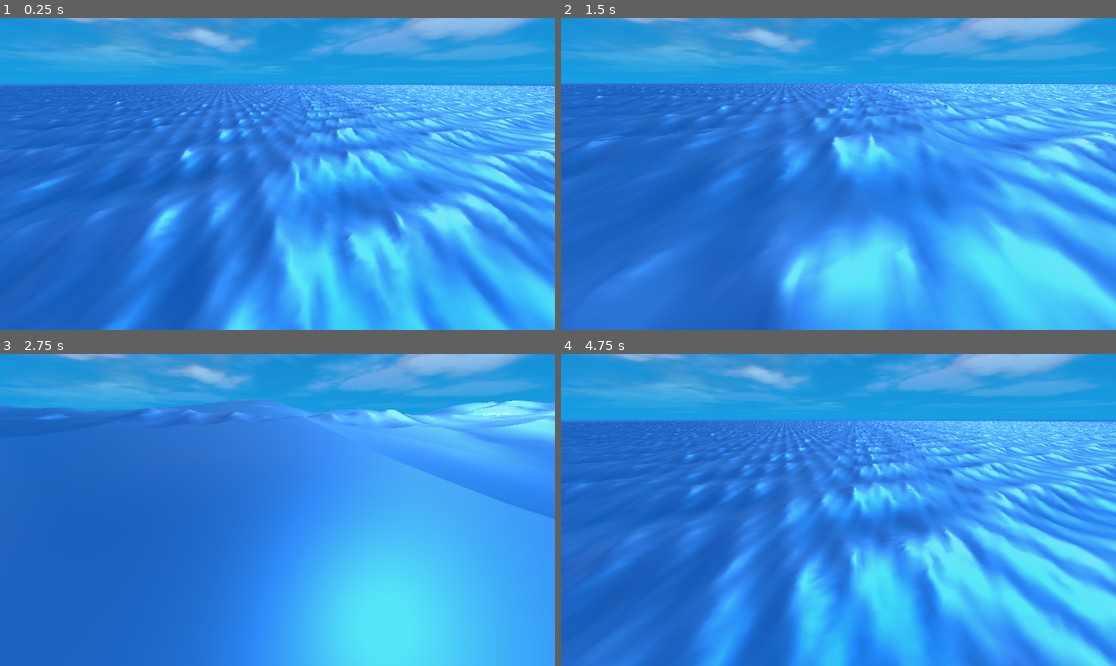
Above: before the commit, frames 1-4 (two rows, left to right).
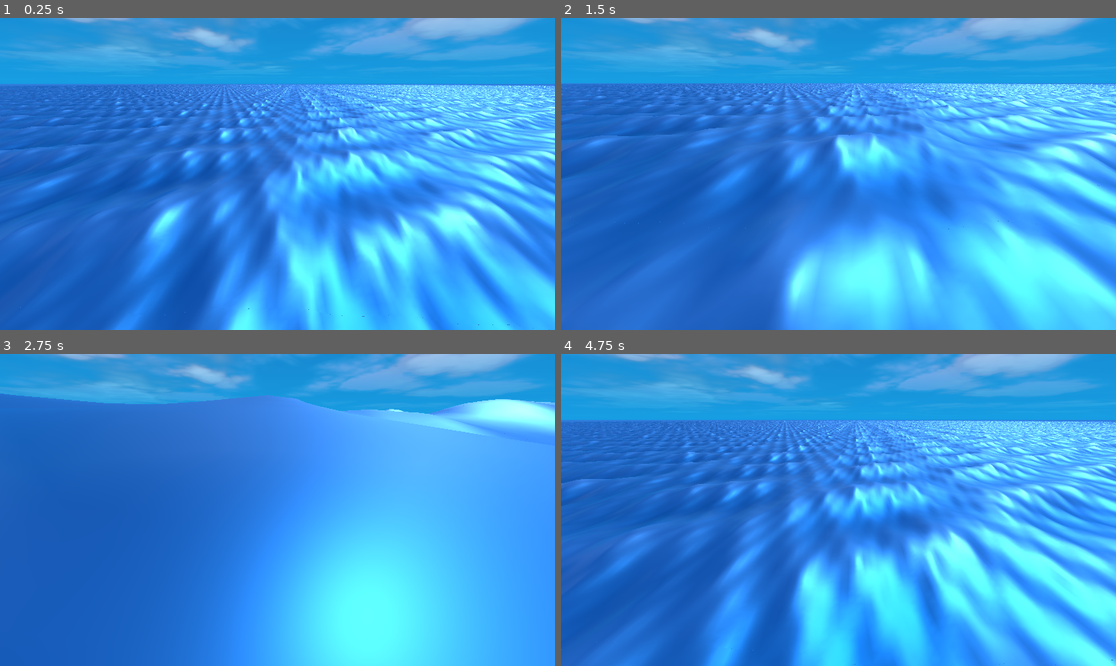
Above: after the commit, the same moments.

Repository: armedturret/Godot-Wave-Simulation
Game: Godot game, scene res://scenes/gerstner_ocean.tscn
Same seed, same stepped clock (60 frames per second), same inputs: the game is played once before the commit and once after it.
Inputs (mouse positions are in pixels of both pictures, inside the frame that each line leads up to):
- Up to frame 1 (0.25 s): no input
- Up to frame 2 (1.5 s): tap Enter at 0.5 s; move the mouse to (960, 158) at 0.52 s; hold Right (ui_right) 0.53-1.28 s; tap Shift at 0.6, 1.35 s; click (960, 158) at 0.67 s; move the mouse to (727, 189) at 1.27 s; hold Q (move_down) from 1.28 s (still down)
- Up to frame 3 (2.75 s): move the mouse to (333, 441) at 2.02 s; release Q (move_down) at 2.03 s; hold Right (ui_right) from 2.03 s (still down); tap Shift at 2.1 s
- Up to frame 4 (4.75 s): move the mouse to (810, 572) at 2.77 s; release Right (ui_right) at 2.78 s; hold E (move_up) 2.78-3.53 s; tap Shift at 2.85, 3.6, 4.35 s; click (810, 572) at 2.92 s; move the mouse to (1005, 556) at 3.52 s; hold Left (ui_left) from 3.53 s (still down); move the mouse to (672, 463) at 4.27 s

The runs differ from the first frame. In frame 1, 10% of the frame differs, in the area x 0-100%, y 21-100%; in frame 2, 13%; in frame 3, 12%; in frame 4, 15%.

Commit message:
Removed some lighting artifacts, fixed seams

Diff:
--- a/materials/ocean_material.tres
+++ b/materials/ocean_material.tres
@@ -6,9 +6,9 @@
 [resource]
 render_priority = 0
 shader = ExtResource("1_d52ye")
-shader_parameter/steepness = 1.0
+shader_parameter/steepness = 0.77600003686
 shader_parameter/noise = ExtResource("2_rhsht")
-shader_parameter/noise_scale = 0.249999994412
+shader_parameter/noise_scale = 0.0
 shader_parameter/uv_to_world_ratio = 100.0
 shader_parameter/amp = Array[float]([0.16457155571708526, 0.558078866346225, 0.28269125203090206, 0.21, 0.035, 0.162, 0.232, 0.01, 0.015, 0.03, 0.04, 0.4981855264388312])
 shader_parameter/wave_dirs = Array[Vector2]([Vector2(0.9999897, 0.0045384164), Vector2(0.51496196, 0.857213), Vector2(0 …(300 unchanged characters)…
@@ -18,4 +18,3 @@
 shader_parameter/min_albedo = Color(0, 0.40516204, 0.7618961, 1)
 shader_parameter/roughness = 0.5010000237975
 shader_parameter/metallic = 0.8800000418
-shader_parameter/alpha = 0.800000038
--- a/ocean_meshes/ocean_mesh_256.tres
+++ b/ocean_meshes/ocean_mesh_256.tres
@@ -1,6 +1,6 @@
 [gd_resource type="PlaneMesh" format=3 uid="uid://cxyic7ot1h8ob"]
 
 [resource]
-size = Vector2(100, 100)
+size = Vector2(100.1, 100.1)
 subdivide_width = 256
 subdivide_depth = 256
--- a/scripts/ocean_lod.gd
+++ b/scripts/ocean_lod.gd
@@ -16,8 +16,8 @@
 
 
 func _process(delta: float) -> void:
-	position.x = camera.position.x
-	position.z = camera.position.z
+	position.x = snappedf(camera.position.x, chunk_size)
+	position.z = snappedf(camera.position.z, chunk_size)
 	if abs(camera.position.y - last_camera_pos.y) > recalc_distance:
 		recalculate_lod()
 
--- a/shaders/ocean_gerstner.gdshader
+++ b/shaders/ocean_gerstner.gdshader
@@ -21,7 +21,6 @@
 uniform vec3 min_albedo : source_color = vec3(1.0f);
 uniform float roughness : hint_range(0, 1) = 0.0f;
 uniform float metallic : hint_range(0, 1) = 0.0f;
-uniform float alpha : hint_range(0, 1) = 0.0f;
 
 varying float height_percent;
 
@@ -87,7 +86,6 @@
 	ALBEDO = height_percent * max_albedo + (1.0f - height_percent) * min_albedo;
 	ROUGHNESS = roughness;
 	METALLIC = metallic;
-	ALPHA = alpha;
 }
 
 //void light() {
